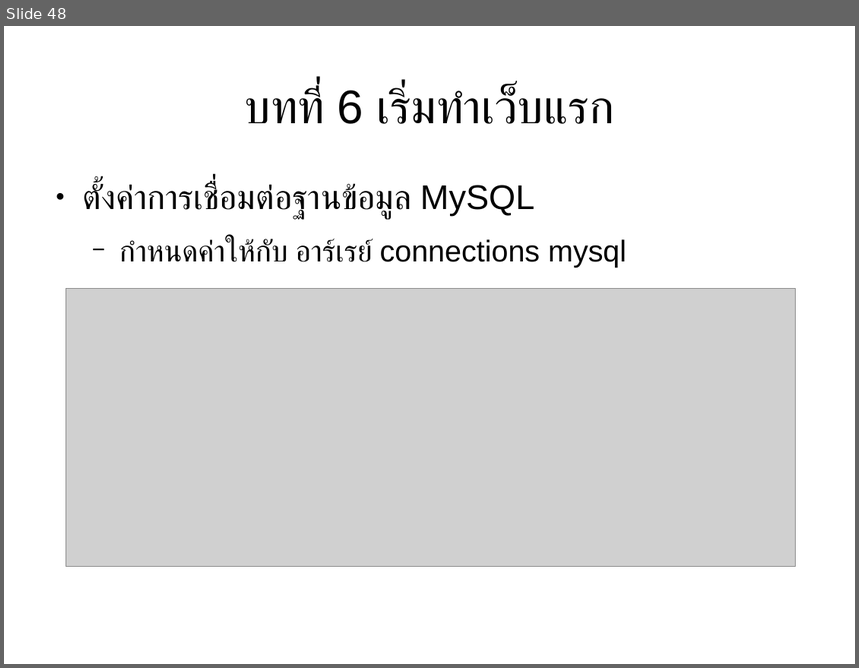
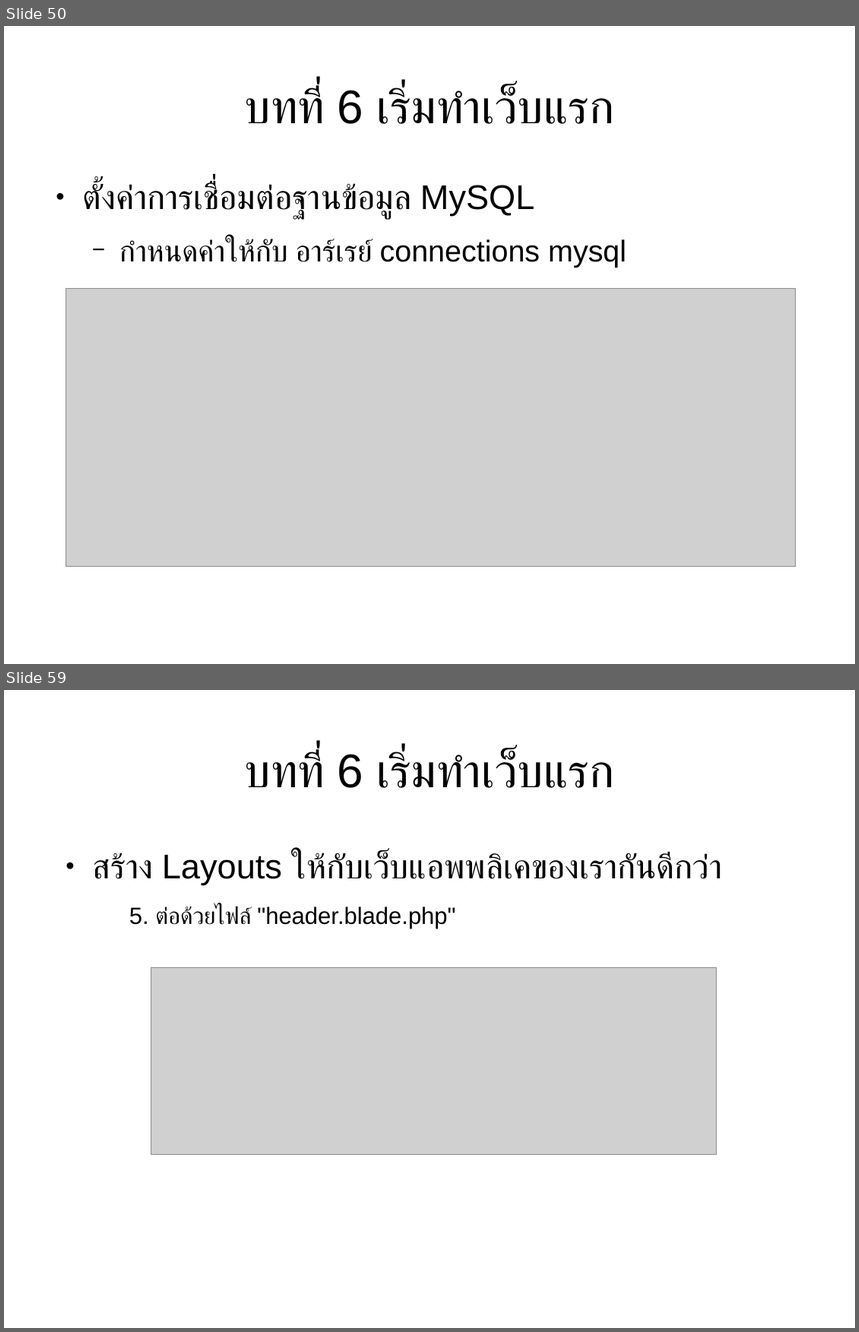
Before and after one commit to expstudio/Laravel-Course-Material, a slide deck: slide course.odp. Shown one above the other, each under a label of ours: slide 48 before the commit, slides 50 and 59 after it; the slides between them are not shown. The pictures are 859x668 and 859x1332 pixels, drawn with LibreOffice and Linux fonts; fonts in the diff are those of the drawing; grey boxes stand for pictures. Boxes give left, top, right and bottom in pixels: in the first picture for what was removed or moved away, otherwise in the second. Text is boxed around its words. In the diff, an @@ line names an element or a change of style, - is before the commit and + after.

```diff
--- a/slide course.odp
+++ b/slide course.odp
@@ slide 59 added at (x1=4, y1=690, x2=855, y2=1328), background #FFFFFF @@
@@ title added at (x1=245, y1=751, x2=614, y2=788), 44 pt, text #000000 @@
+บทที่ 6 เริ่มทำเว็บแรก
@@ text added at (x1=93, y1=852, x2=722, y2=929), 32 pt, text #000000 @@
+● สร้าง Layouts ให้กับเว็บแอพพลิเคของเรากันดีกว่า
+  5. ต่อด้วยไฟล์ "header.blade.php"
@@ picture added at (x1=151, y1=968, x2=716, y2=1155) @@
@@ what was slide 48 is now slide 50 @@
```
Also in this commit, not shown: 4 slides changed, 37 other slides added, 13 other files.
